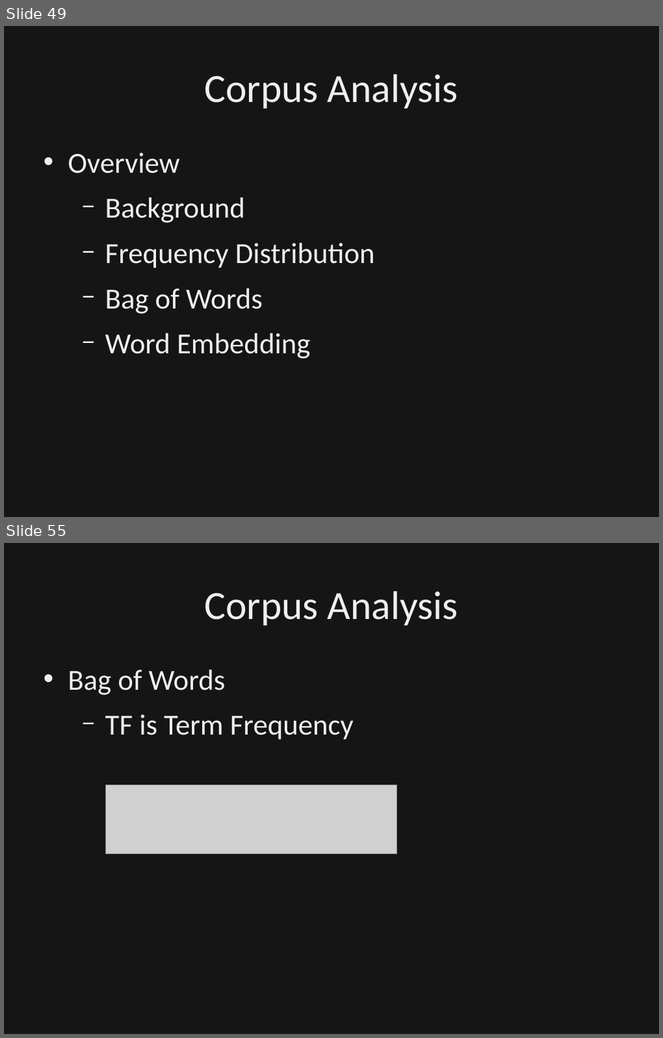
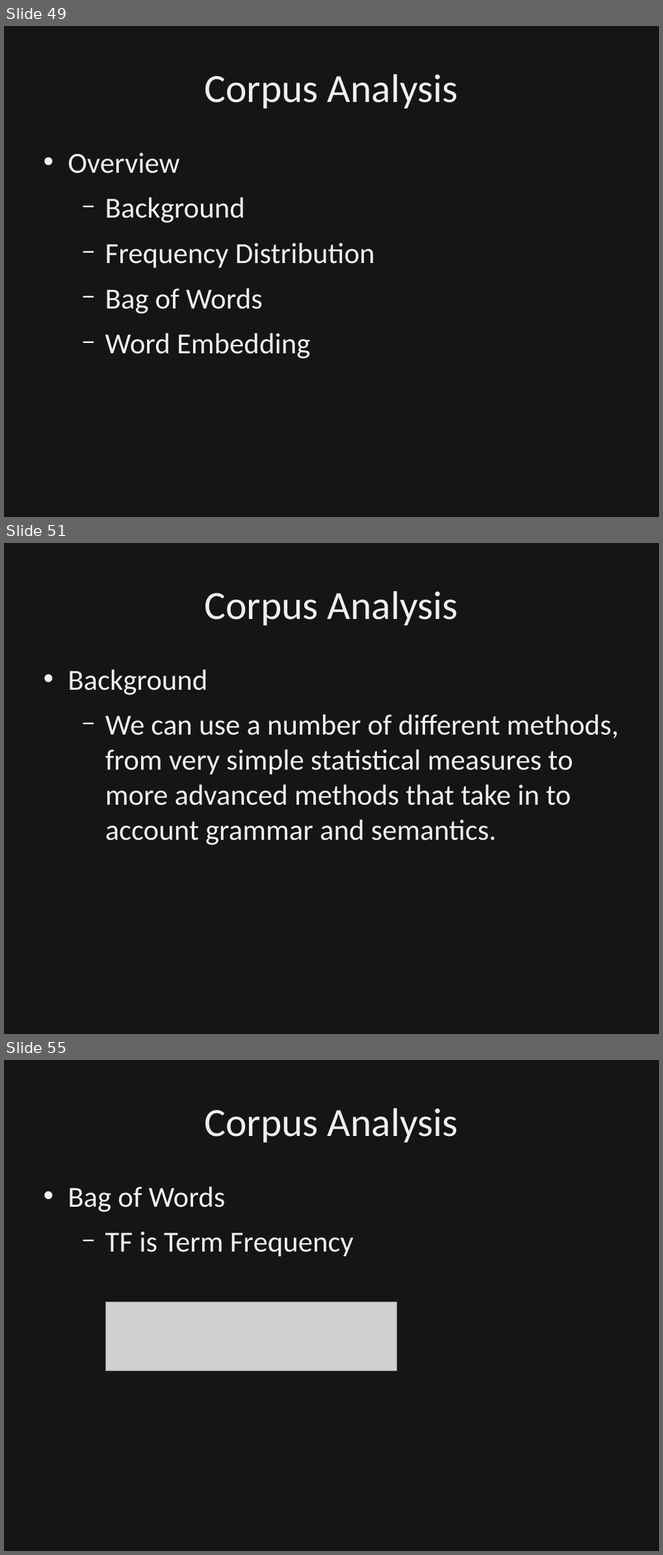
Before and after one commit to dbowmans46/PracticalProgramming, a slide deck: Session 7 - Python/Instructional Material/Session 7 - Python Brief Intro to NLP.odp. Shown one above the other, each under a label of ours: slides 49 and 55 before the commit, slides 49, 51 and 55 after it; the slides between them are not shown. The pictures are 663x1038 and 663x1555 pixels, drawn with LibreOffice and Linux fonts; fonts in the diff are those of the drawing; grey boxes stand for pictures; background and template pictures are left out; a plain dark background stands for a picture behind light text. Boxes give left, top, right and bottom in pixels: in the first picture for what was removed or moved away, otherwise in the second. Text is boxed around its words. In the diff, an @@ line names an element or a change of style, - is before the commit and + after.

Commit message:
Added layout for corpus analysis.  Added slides to clarify bag of words scoring, slides that describe Word2Vec, and slides that describe GloVe.  Noralized styling of slides and added references for word embedding.

```diff
--- a/Session 7 - Python/Instructional Material/Session 7 - Python Brief Intro to NLP.odp
+++ b/Session 7 - Python/Instructional Material/Session 7 - Python Brief Intro to NLP.odp
@@ slide 51 added at [4,543,659,1034], background picture (left out) @@
@@ rectangle added at [4,543,659,1034], fill #000000 at 50% opacity, outline #000000 0 pt @@
@@ title added at [204,591,458,626], 44 pt, text #EFEFEF @@
+Corpus Analysis
@@ text added at [68,670,619,845], 32 pt, text #EFEFEF @@
+• Background
+  − We can use a number of different methods, from very simple statistical measures to more advanced methods that take in to account grammar and semantics.
```
Also in this commit, not shown: 9 slides changed, 4 other slides added, 1 other file.
